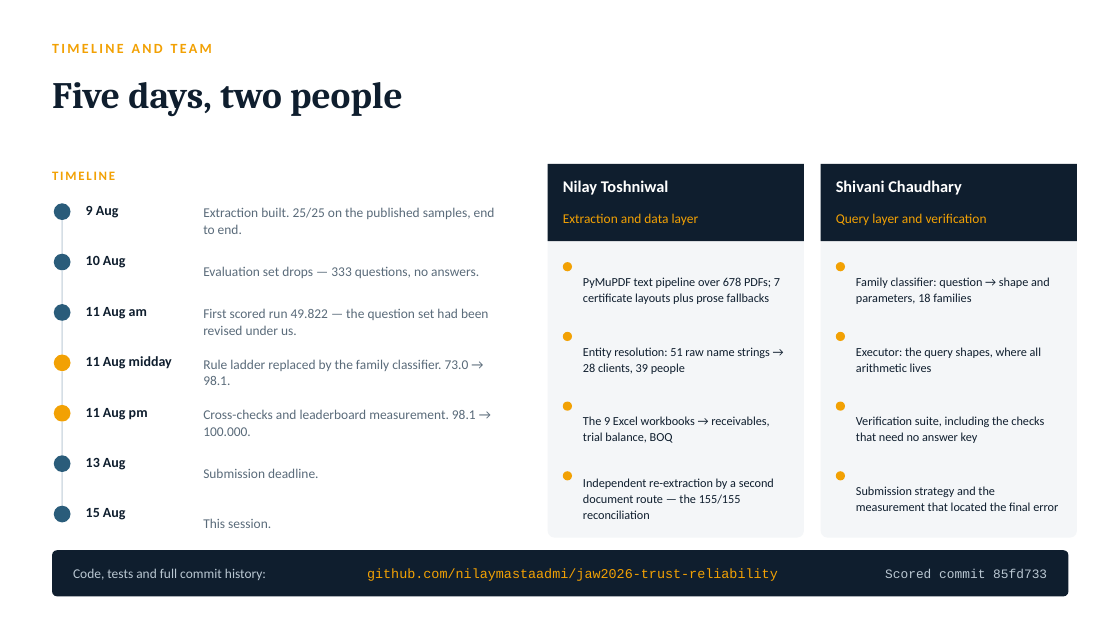
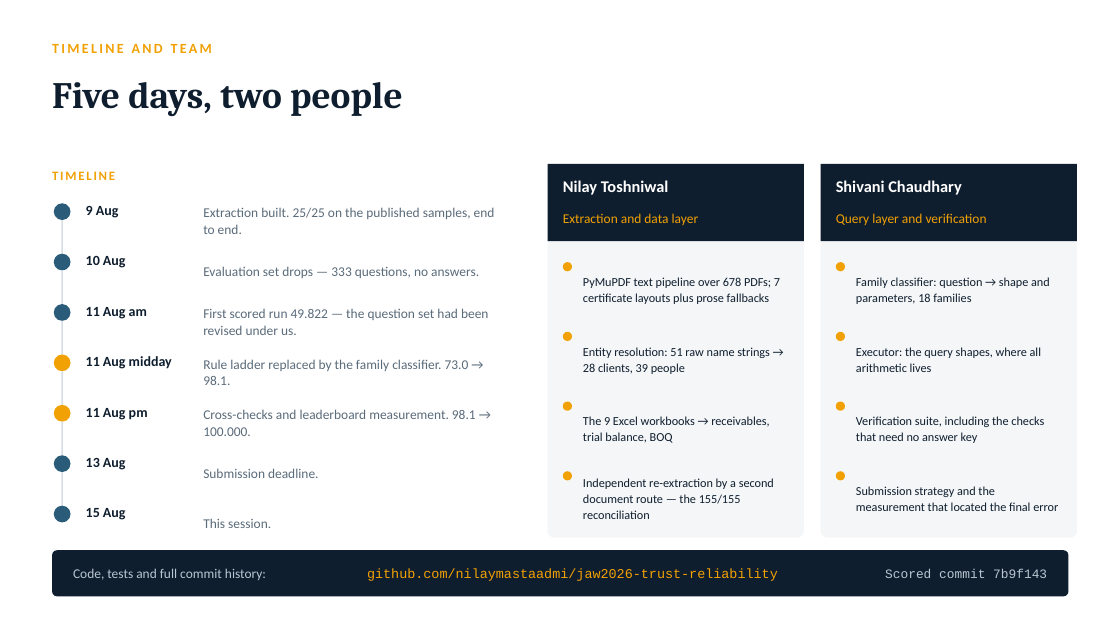
Before and after one commit to nilaymastaadmi/jaw2026-trust-reliability, a slide deck: slide 14 of presentation/JAW2026-winners-presentation.pptx. Drawn at 1120x630 pixels with LibreOffice and Linux fonts; fonts in the diff are those of the drawing. Boxes give left, top, right and bottom in pixels: in the first picture for what was removed or moved away, otherwise in the second. Text is boxed around its words. In the diff, an @@ line names an element or a change of style, - is before the commit and + after.

Commit message:
Point the deck at the submission commit, once the hashes settled
Re-authoring and then stripping the trailers each rewrote the hashes, so
slide 14 twice ended up naming a commit that no longer existed. This is
the last of it.

```diff
--- a/presentation/JAW2026-winners-presentation.pptx
+++ b/presentation/JAW2026-winners-presentation.pptx
@@ text at bbox=[885, 569, 1047, 578]: text changed @@
-Scored commit 85fd733
+Scored commit 7b9f143
```
